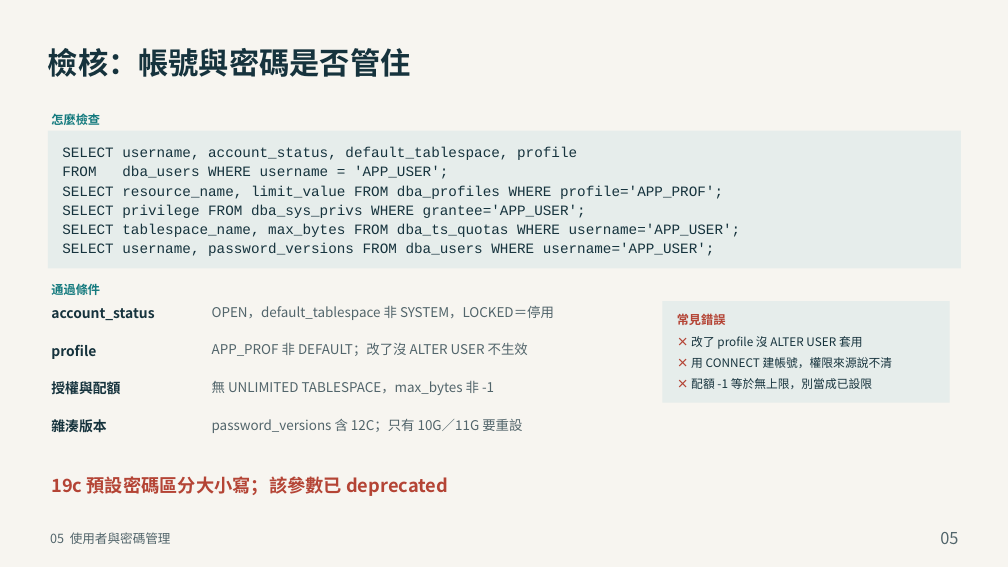
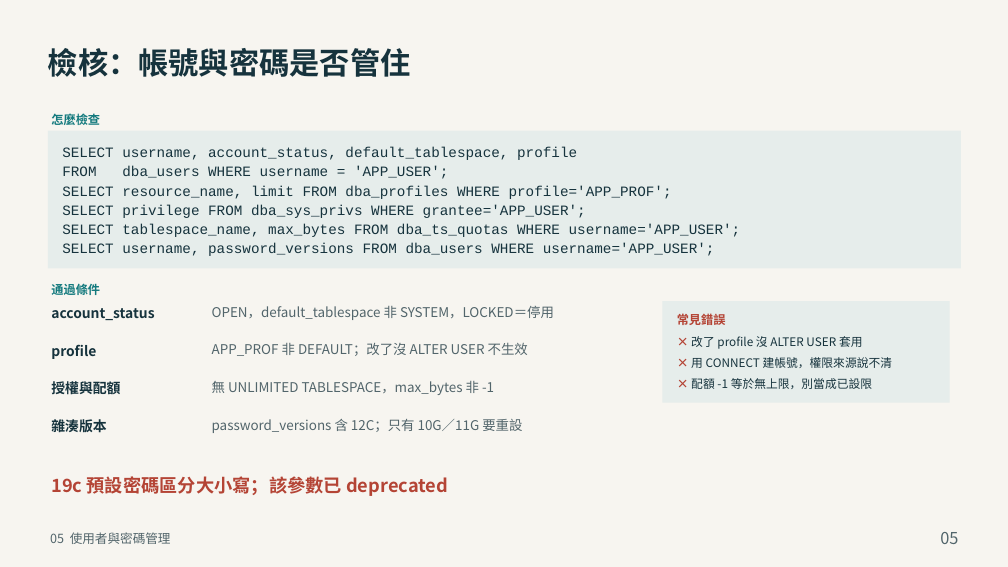
Before and after one commit to YouAreTheBlueSky/Oracle-DBA-Training-Docs, a slide deck: slide 5 of deliver_beginner/05_Oracle_DBA_安全性管理.pptx. Drawn at 1008x567 pixels with LibreOffice and Linux fonts; fonts in the diff are those of the drawing. Boxes give left, top, right and bottom in pixels: in the first picture for what was removed or moved away, otherwise in the second. Text is boxed around its words. In the diff, an @@ line names an element or a change of style, - is before the commit and + after.

Commit message:
第 5 章：併入使用者手改，並加上「拒絕覆蓋手改檔」的保護
p4 程式碼 11→14 行（新增配額、grant 改寫、註解改 12c）；dba_profiles 欄位 limit_value→limit（兩處）；p14 條件標籤與文案更新。

保護：建置時先比對目標檔的內容指紋（每頁文字＋備忘），若與上次建置不同（代表手改過）就拒絕覆蓋並提示先跑 diff --apply 或加 --force。指紋檔 *.sig 已列入 gitignore。

```diff
--- a/deliver_beginner/05_Oracle_DBA_安全性管理.pptx
+++ b/deliver_beginner/05_Oracle_DBA_安全性管理.pptx
@@ text at [62, 185, 672, 199]: text changed @@
-SELECT resource_name, limit_value FROM dba_profiles WHERE profile='APP_PROF';
+SELECT resource_name, limit FROM dba_profiles WHERE profile='APP_PROF';
```
Also in this commit, not shown: 2 other slides changed, 6 other files.
